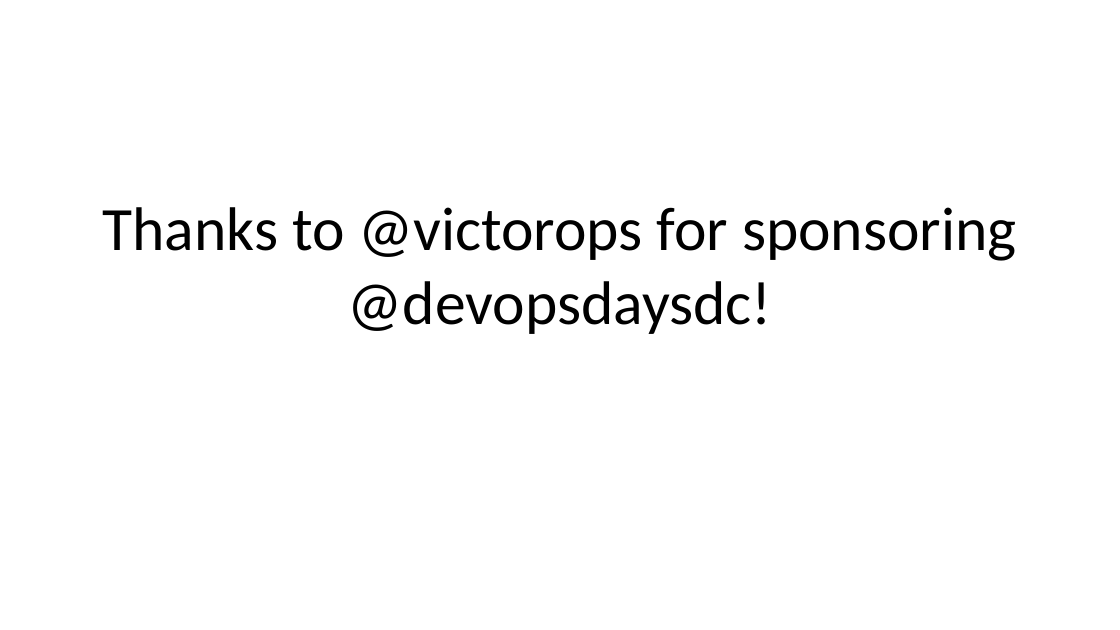
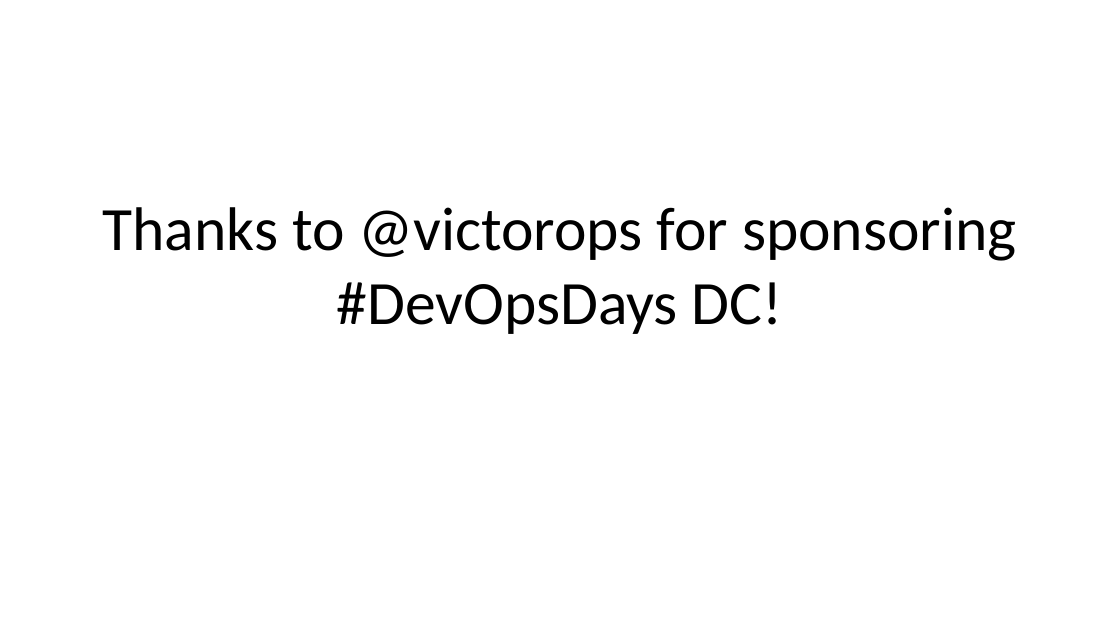
Before and after one commit to DevOpsDaysDC/planning, a slide deck: slide 32 of sponsor_pitches.pptx (slide 28 before the commit). Drawn at 1120x630 pixels with LibreOffice and Linux fonts; fonts in the diff are those of the drawing; background and template pictures are left out. Boxes give left, top, right and bottom in pixels: in the first picture for what was removed or moved away, otherwise in the second. Text is boxed around its words. In the diff, an @@ line names an element or a change of style, - is before the commit and + after.

```diff
--- a/sponsor_pitches.pptx
+++ b/sponsor_pitches.pptx
@@ title at [102, 207, 1017, 334]: text changed @@
-Thanks to @victorops for sponsoring @devopsdaysdc!
+Thanks to @victorops for sponsoring #DevOpsDays DC!
```
Also in this commit, not shown: 14 other slides changed, 5 slides added, 3 other files.
